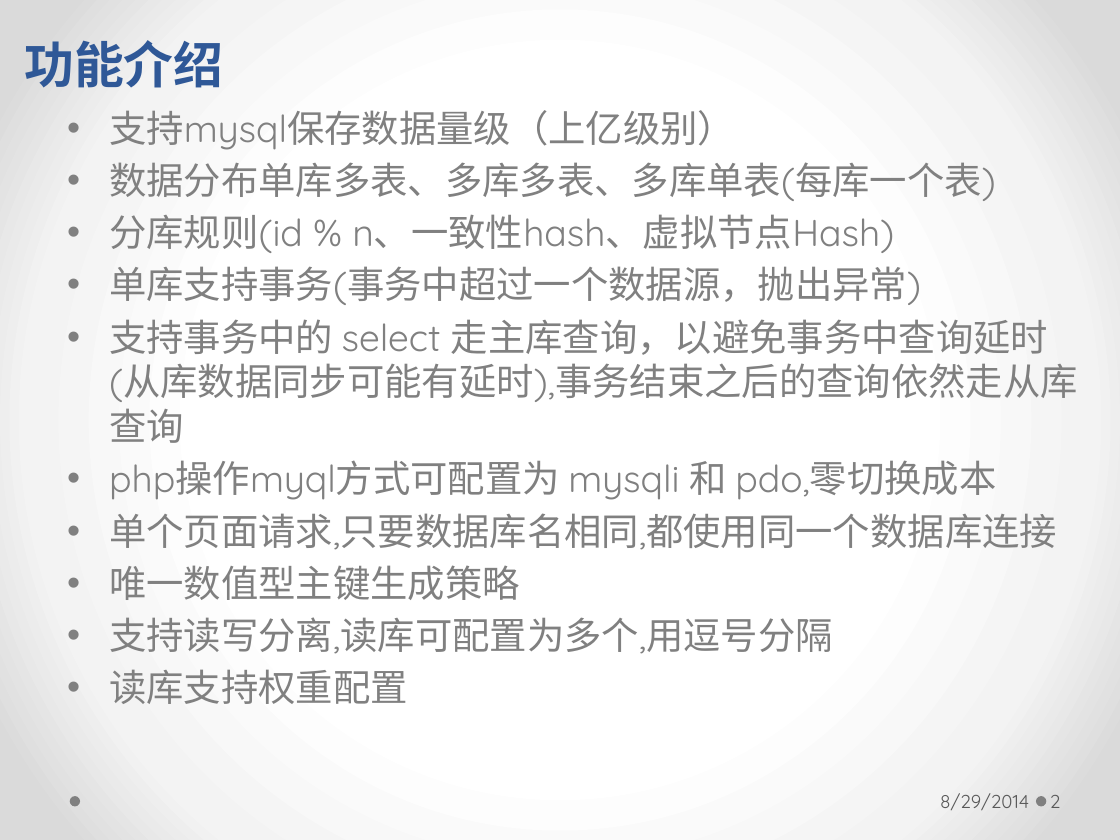
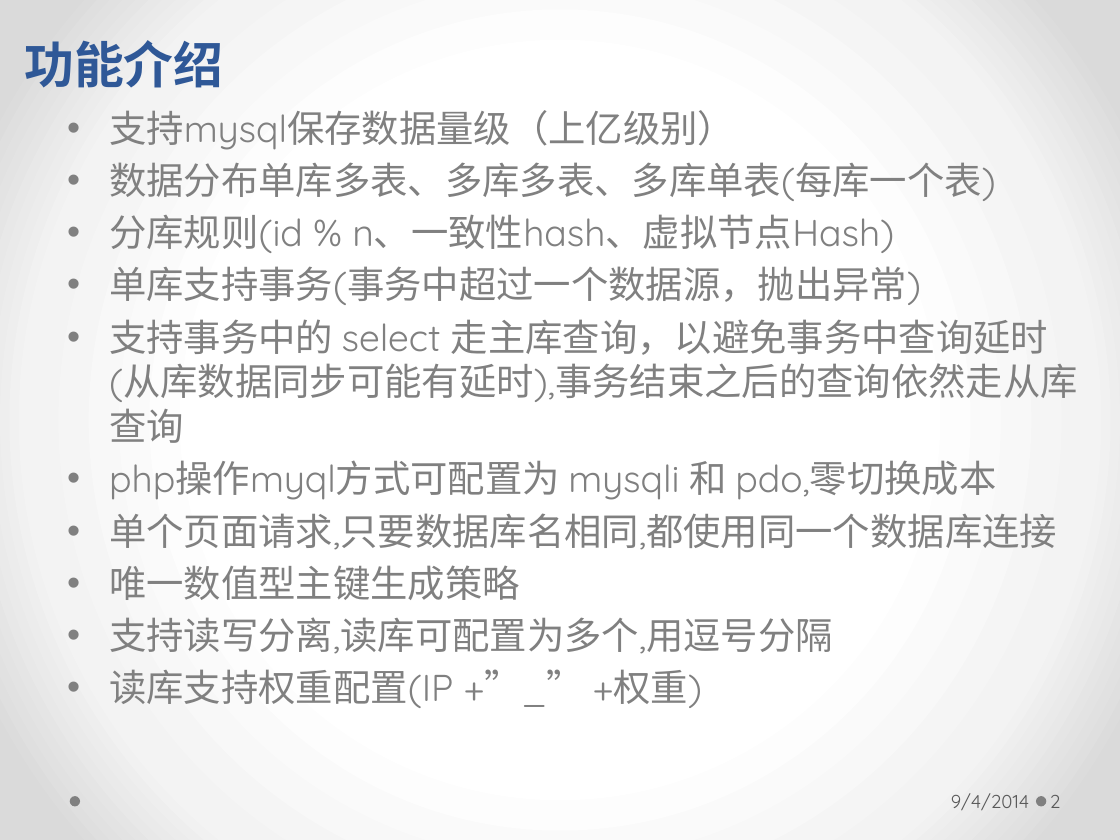
Before and after one commit to longhaisheng/dbroute, a slide deck: slide 2 of dbroute.pptx. Drawn at 1120x840 pixels with LibreOffice and Linux fonts; fonts in the diff are those of the drawing. Boxes give left, top, right and bottom in pixels: in the first picture for what was removed or moved away, otherwise in the second. Text is boxed around its words. In the diff, an @@ line names an element or a change of style, - is before the commit and + after.

```diff
--- a/dbroute.pptx
+++ b/dbroute.pptx
@@ text at (109, 669, 703, 708): text changed @@
-• 读库支持权重配置
+• 读库支持权重配置(IP +”_” +权重)
@@ text at (951, 793, 1029, 810): text changed @@
-8/29/2014
+9/4/2014
```
Also in this commit, not shown: 28 other slides changed, 3 slides added.
